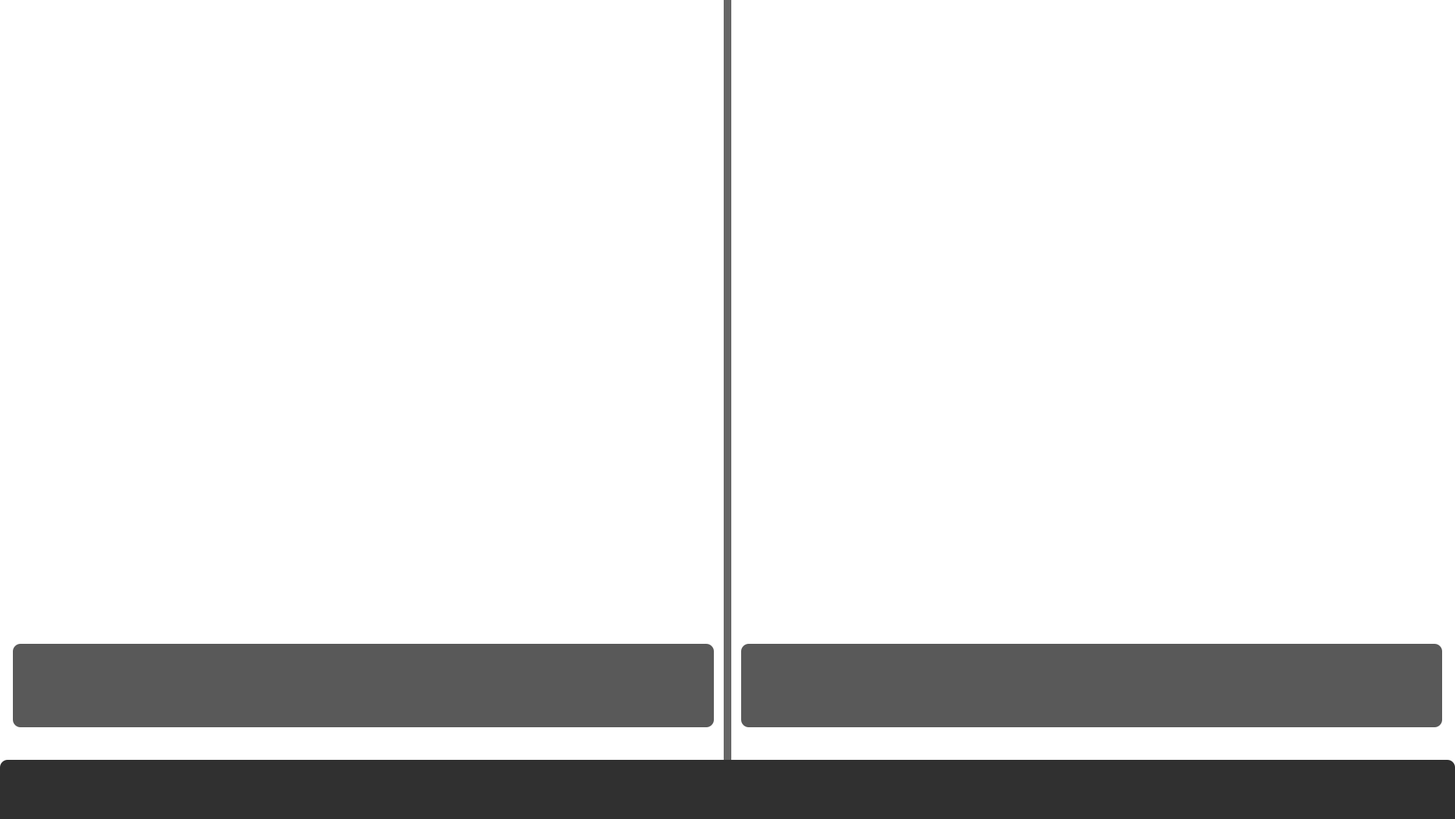
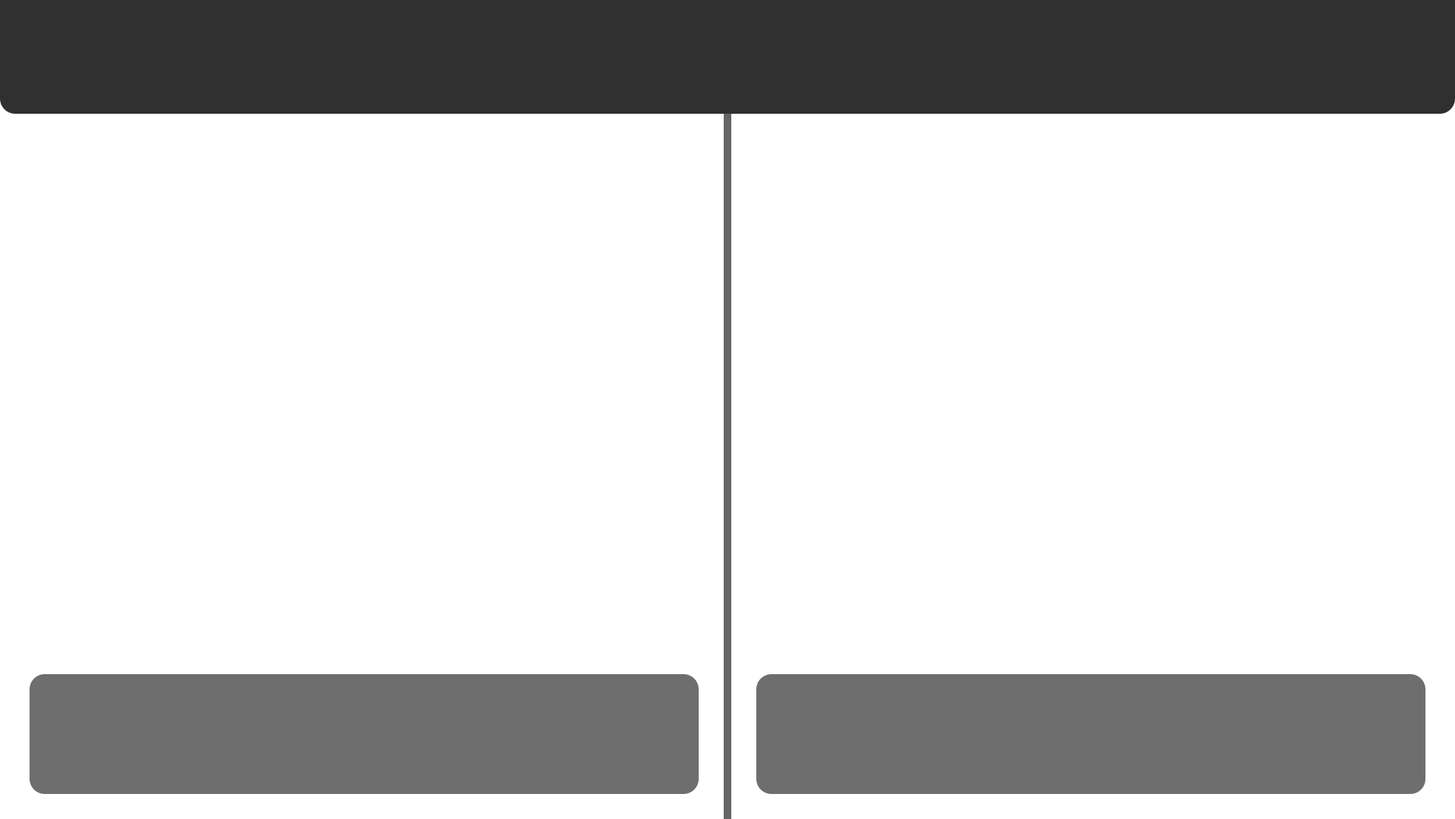
Revision of a layered 1455px x 819px image; what changed, layer by layer:
removed layer "Rectangle arrondi 3" over [0, 759, 1455, 819]
"Rectangle arrondi 1" (1st of 2): opacity 80% → 70%, moved it above "Rectangle arrondi 1", painted on it over [12, 643, 1426, 794]
added layer "Rectangle arrondi 1" (2nd of 2) (70%) above "Rectangle arrondi 2" over [29, 673, 699, 794]
showed "Rectangle arrondi 2", painted on it over [0, 0, 1455, 819]
removed layer "Rectangle arrondi 1 copie" (was 80%) over [741, 643, 1443, 727]
